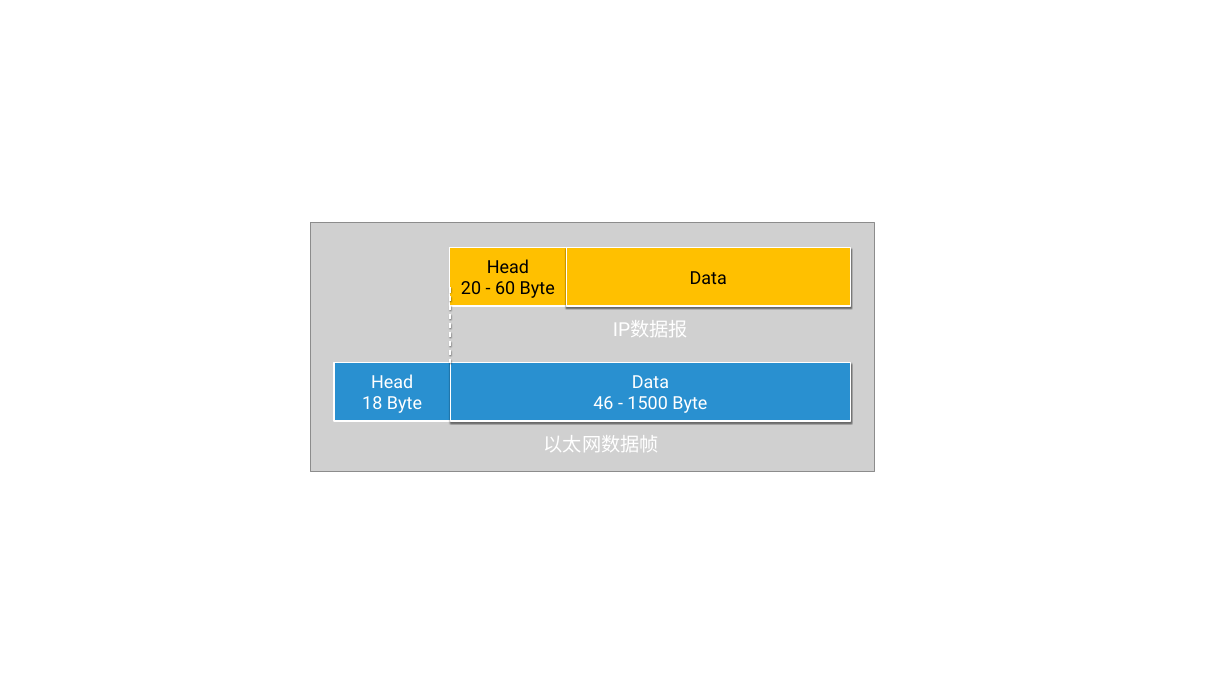
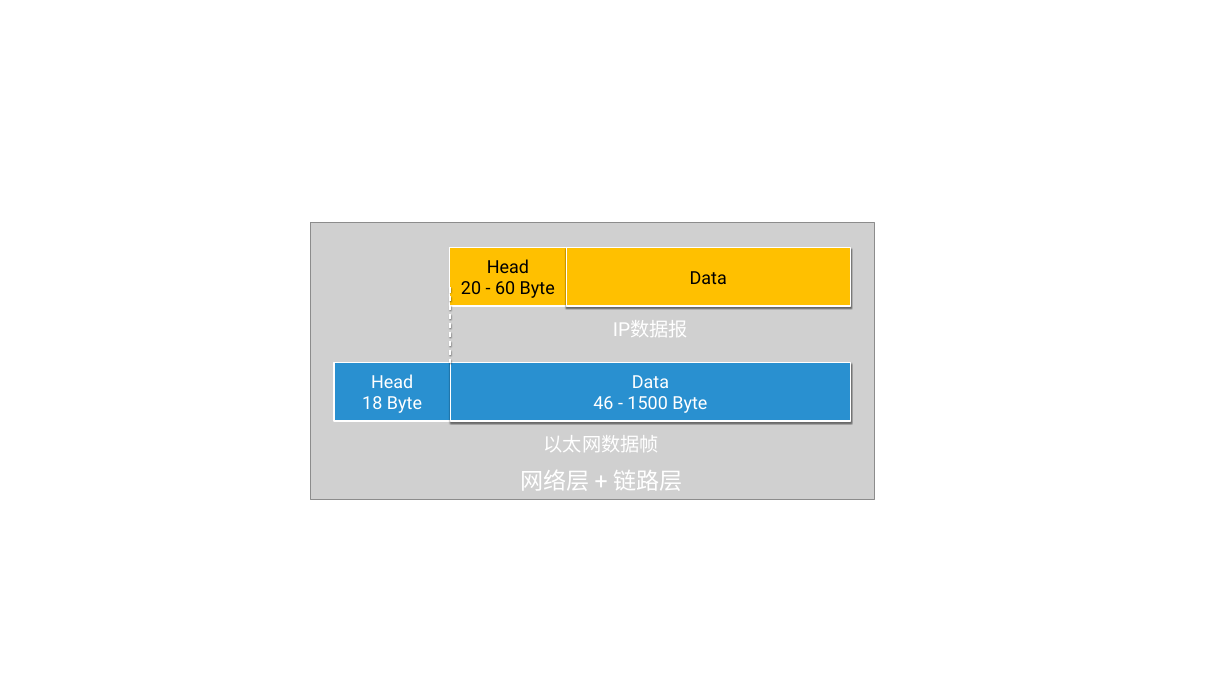
Before and after one commit to caison/java-knowledge-mind-map, a slide deck: slide 10 of 计算机网络/互联网协议/示意图.pptx. Drawn at 1232x693 pixels with LibreOffice and Linux fonts; fonts in the diff are those of the drawing; grey boxes stand for pictures; background and template pictures are left out. Boxes give left, top, right and bottom in pixels: in the first picture for what was removed or moved away, otherwise in the second. Text is boxed around its words. In the diff, an @@ line names an element or a change of style, - is before the commit and + after.

```diff
--- a/计算机网络/互联网协议/示意图.pptx
+++ b/计算机网络/互联网协议/示意图.pptx
@@ picture: place and size @@
-picture at [311,223,875,472]
+picture at [311,223,875,499]
@@ rectangle added at [478,465,726,495], 18 pt, text #FFFFFF @@
+网络层 + 链路层
```
Also in this commit, not shown: 1 other slide changed, 1 slide added, 5 slides removed, 6 other files.
